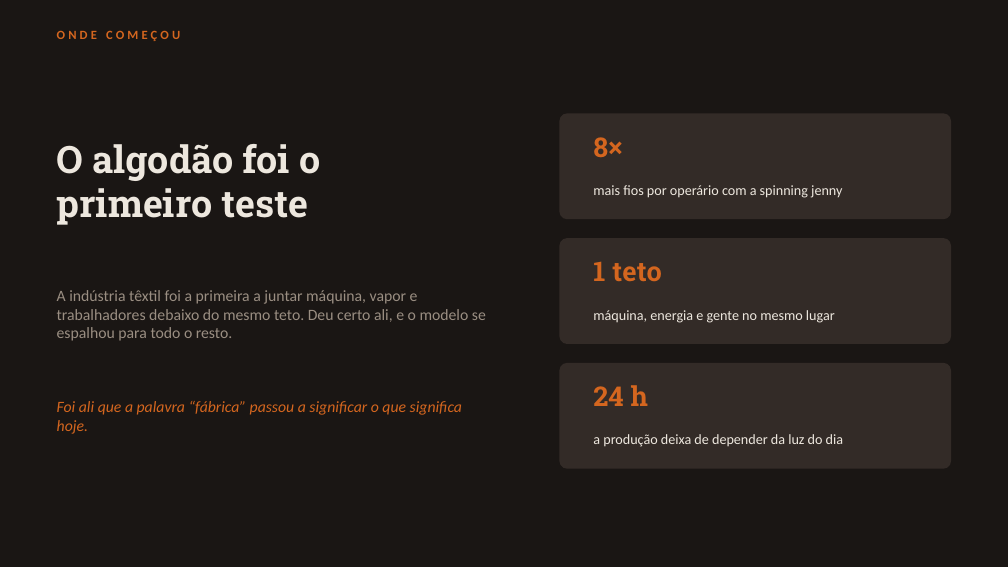
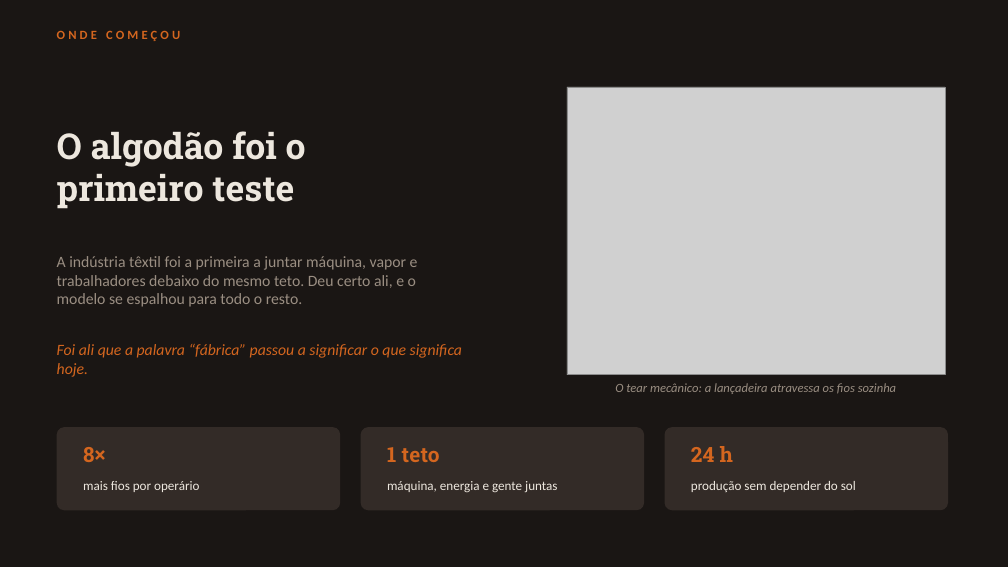
Before and after one commit to guirab734/industry, a slide deck: slide 5 of docs/primeira-revolucao-industrial.pptx. Drawn at 1008x567 pixels with LibreOffice and Linux fonts; fonts in the diff are those of the drawing; grey boxes stand for pictures. Boxes give left, top, right and bottom in pixels: in the first picture for what was removed or moved away, otherwise in the second. Text is boxed around its words. In the diff, an @@ line names an element or a change of style, - is before the commit and + after.

Commit message:
Ilustrações no slide da Primeira Revolução Industrial
Troca as formas decorativas abstratas da capa e do fechamento por
ilustrações que dizem alguma coisa, e coloca imagem em mais três slides.

Cinco desenhos em vetor, feitos na paleta do próprio deck: fábrica com
chaminés e janelas acesas, máquina a vapor de balancim com caldeira e
volante, tear mecânico com a lançadeira atravessando os fios, locomotiva
sobre trilhos e roda d'água.

Não usei imagem de banco nem de busca: seriam de terceiros, com
licença a verificar. Desenho próprio resolve o direito de uso e fica
coerente com o resto do deck.

O slide 5 foi reestruturado para abrir espaço ao tear, com os números
virando faixa no rodapé, e o slide 6 teve os painéis reequilibrados
para a locomotiva caber sem encostar no título.

```diff
--- a/docs/primeira-revolucao-industrial.pptx
+++ b/docs/primeira-revolucao-industrial.pptx
@@ picture added at <box>567,87,945,375</box> @@
@@ text "O algodão foi o": place and size @@
-text "O algodão foi o" at <box>57,144,320,225</box>
+text "O algodão foi o" at <box>57,131,306,209</box>
@@ text "O algodão foi o" at <box>57,131,306,209</box>: size 36 to 34 pt; line spacing 42pt to 40pt @@
@@ rounded rectangle removed at <box>560,113,951,219</box> @@
@@ text "A indústria têxtil foi a ..." rewrapped from <box>57,290,486,341</box> to <box>57,256,418,307</box> @@
@@ rounded rectangle removed at <box>560,238,951,344</box> @@
@@ text "Foi ali que a palavra ...": place and size @@
-text "Foi ali que a palavra ..." at <box>57,401,462,434</box>
+text "Foi ali que a palavra ..." at <box>57,344,462,377</box>
@@ text added at <box>615,383,896,394</box>, 12 pt, text #9A8E82, italic @@
+O tear mecânico: a lançadeira atravessa os fios sozinha
@@ rounded rectangle added at <box>57,427,340,510</box>, fill #332B27 @@
@@ text "8×": place and size @@
-text "8×" at <box>593,137,622,157</box>
+text "8×" at <box>83,447,105,462</box>
@@ rounded rectangle added at <box>361,427,644,510</box>, fill #332B27 @@
@@ size 26 to 20 pt in 3 elements at <box>691,446,733,462</box>, <box>83,447,105,462</box>, <box>387,447,439,462</box> @@
@@ text "1 teto": place and size @@
-text "1 teto" at <box>593,261,662,281</box>
+text "1 teto" at <box>387,447,439,462</box>
@@ text removed at <box>593,434,843,447</box> @@
-a produção deixa de depender da luz do dia
@@ rounded rectangle: place and size @@
-rounded rectangle at <box>560,363,951,469</box>
+rounded rectangle at <box>665,427,948,510</box>
@@ rounded rectangle at <box>665,427,948,510</box>: proportions changed @@
@@ text "24 h": place and size @@
-text "24 h" at <box>593,385,648,406</box>
+text "24 h" at <box>691,446,733,462</box>
@@ text at <box>83,481,199,492</box>: text changed; size 13.5 to 12.5 pt @@
-mais fios por operário com a spinning jenny
+mais fios por operário
@@ text at <box>387,481,557,492</box>: text changed; size 13.5 to 12.5 pt @@
-máquina, energia e gente no mesmo lugar
+máquina, energia e gente juntas
@@ text added at <box>691,481,856,492</box>, 12.5 pt, text #EDE7DE @@
+produção sem depender do sol
```
Also in this commit, not shown: 4 other slides changed, 6 other files.
